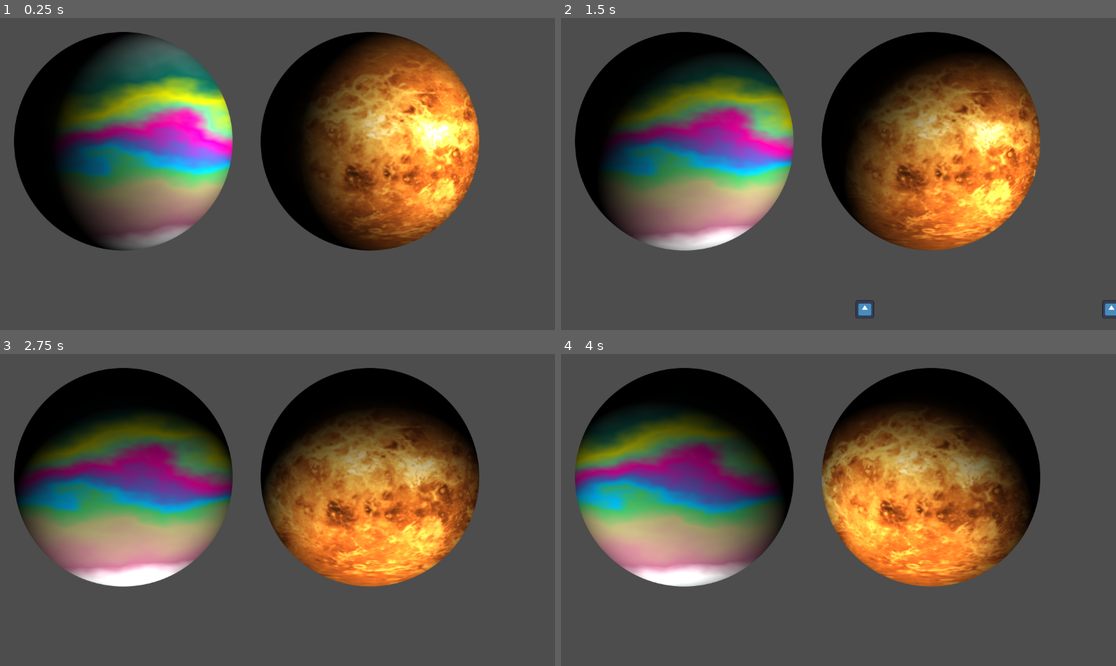
Above: before the commit, frames 1-4 (two rows, left to right).
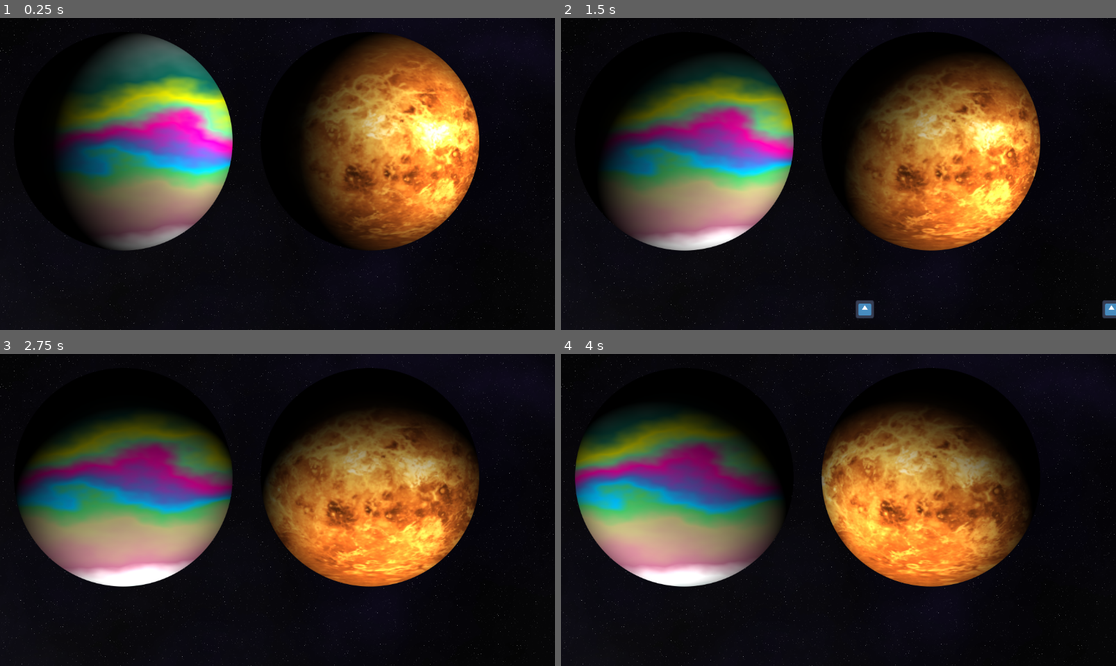
Above: after the commit, the same moments.

Repository: JohnMeadow1/Enterprise-space-shaders
Game: Godot game, scene res://main.tscn
Same seed, same stepped clock (60 frames per second), same inputs: the game is played once before the commit and once after it. The project has no main scene, so this scene is started directly. The engine's default icon, where the game draws it, is replaced by a stand-in: a white triangle on a blue panel in a dark square.
Inputs:
- Up to frame 1 (0.25 s): no input
- Up to frame 2 (1.5 s): no input
- Up to frame 3 (2.75 s): no input
- Up to frame 4 (4 s): no input

The runs differ from the first frame. In frame 1, 57% of the frame differs, in the area x 0-100%, y 0-100%; in frame 2, 56%; in frame 3, 57%; in frame 4, 57%.

Commit message:
added background

Diff:
--- a/source/main.tscn
+++ b/source/main.tscn
@@ -1,20 +1,25 @@
-[gd_scene load_steps=3 format=3 uid="uid://c1aju80d63wxo"]
+[gd_scene load_steps=4 format=3 uid="uid://c1aju80d63wxo"]
 
 [ext_resource type="PackedScene" uid="uid://ckk1oyqtduuu5" path="res://scenes/GasGiant.tscn" id="1_lm506"]
+[ext_resource type="Texture2D" uid="uid://b18yqi3p2sc8q" path="res://textures/Background.png" id="1_oxqj5"]
 [ext_resource type="PackedScene" uid="uid://d2wxmlsytkn8e" path="res://scenes/Venus.tscn" id="2_wj7bx"]
 
 [node name="Node" type="Node"]
 
+[node name="Background" type="Sprite2D" parent="."]
+position = Vector2(588, 318)
+texture = ExtResource("1_oxqj5")
+
 [node name="GasGiant" parent="." instance=ExtResource("1_lm506")]
 
 [node name="LightSource" parent="GasGiant/PlanetSprite" index="0"]
-position = Vector2(-1.98065, 0.277525)
+position = Vector2(1.2416, -1.56794)
 
 [node name="Venus" parent="." instance=ExtResource("2_wj7bx")]
 position = Vector2(512, 0)
 
 [node name="LightSource" parent="Venus/PlanetSprite" index="0"]
-position = Vector2(-1.98065, 0.277525)
+position = Vector2(1.2416, -1.56794)
 
 [editable path="GasGiant"]
 [editable path="Venus"]
Binary file added: source/textures/Background.png
Not shown, added: source/textures/Background.png.import
